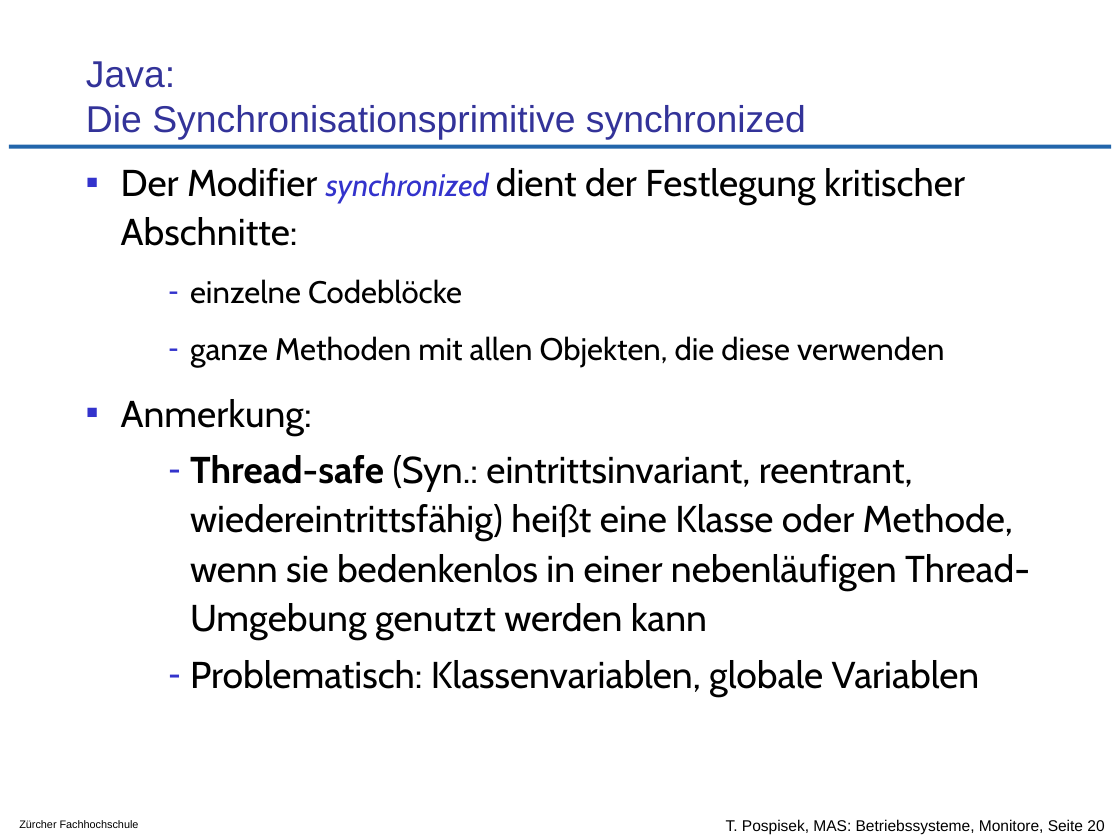
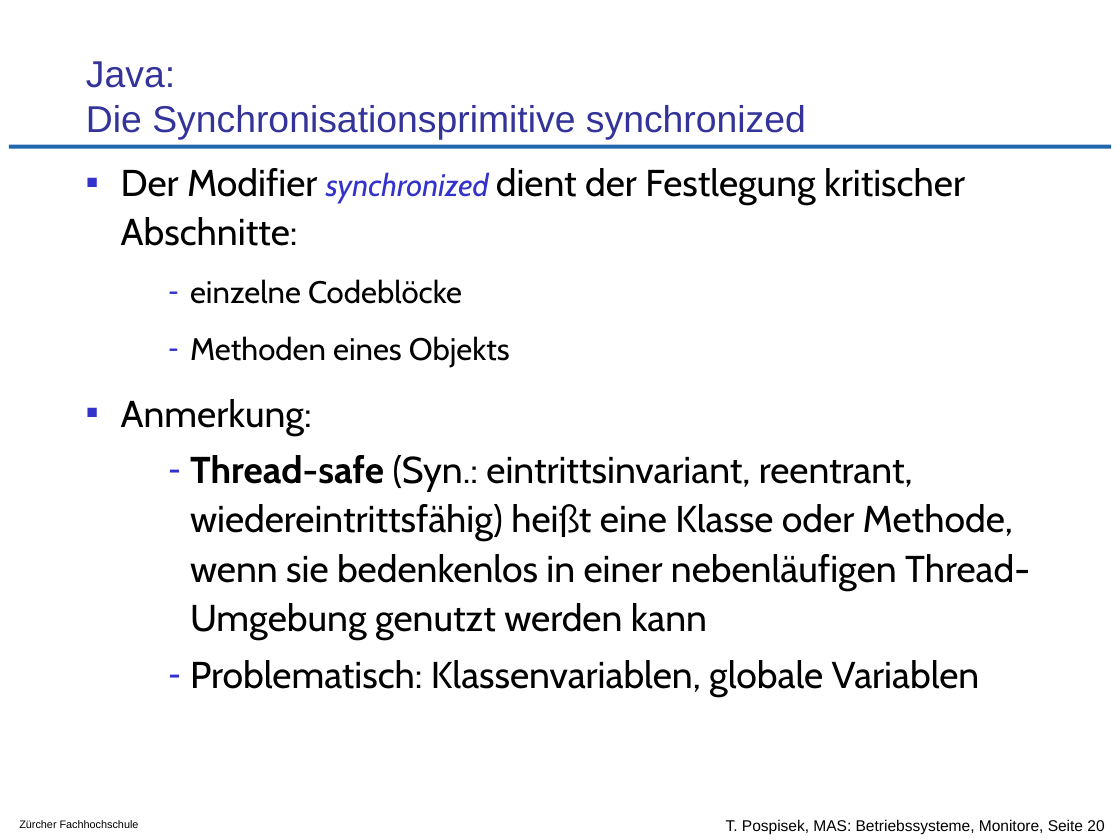
Before and after one commit to tpo/betriebssysteme, a slide deck: slide 20 of 08_Koordination_und_Synchronisation_Monitore.odp. Drawn at 1120x840 pixels with LibreOffice and Linux fonts; fonts in the diff are those of the drawing; background and template pictures are left out. Boxes give left, top, right and bottom in pixels: in the first picture for what was removed or moved away, otherwise in the second. Text is boxed around its words. In the diff, an @@ line names an element or a change of style, - is before the commit and + after.

```diff
--- a/08_Koordination_und_Synchronisation_Monitore.odp
+++ b/08_Koordination_und_Synchronisation_Monitore.odp
@@ text at bbox=[190, 336, 510, 367]: text changed @@
-  – ganze Methoden mit allen Objekten, die diese verwenden
+  – Methoden eines Objekts
```
Also in this commit, not shown: 1 other slide changed, 7 other files.
